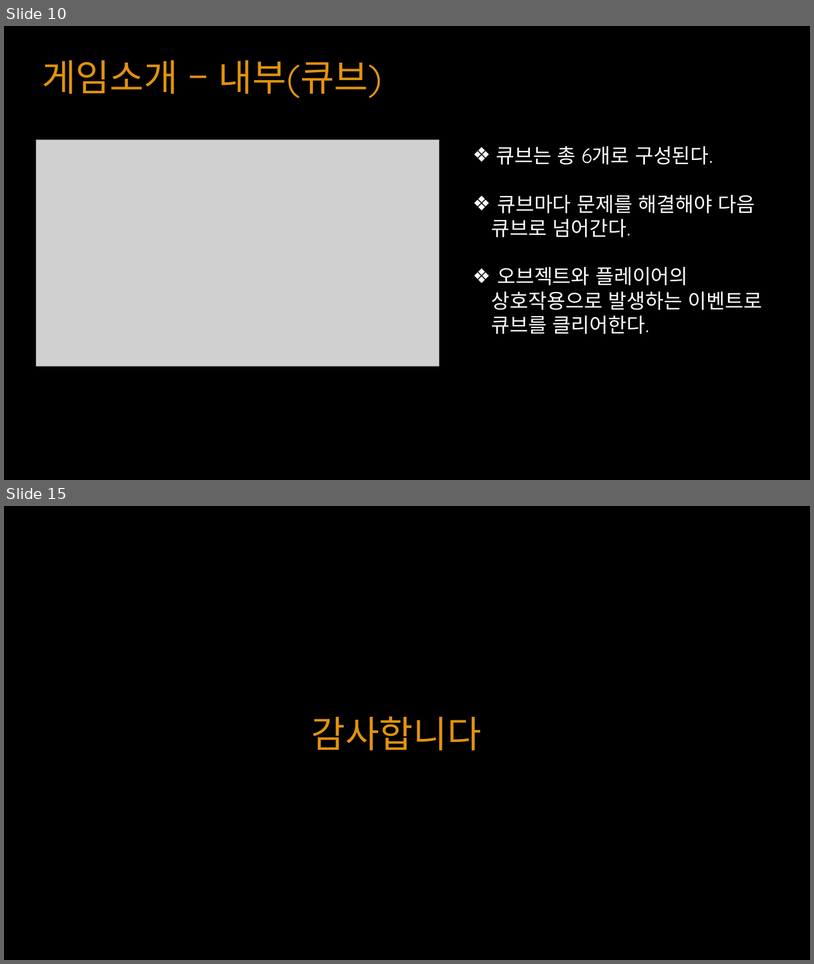
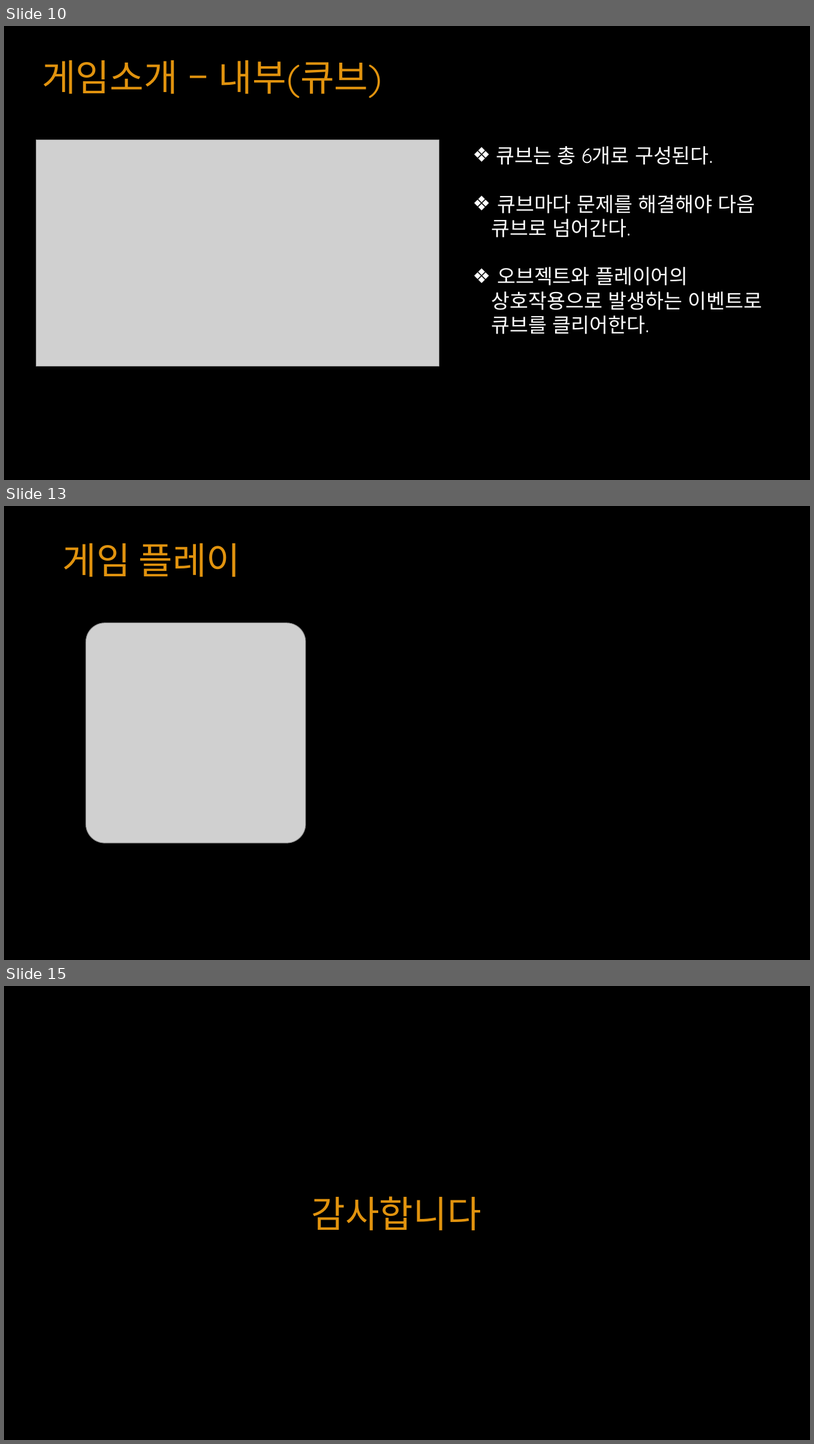
Before and after one commit to YKTeam/Room503, a slide deck: Document/Escape Cube(가제) ppt.pptx. Shown one above the other, each under a label of ours: slides 10 and 15 before the commit, slides 10, 13 and 15 after it; the slides between them are not shown. The pictures are 814x964 and 814x1444 pixels, drawn with LibreOffice and Linux fonts; fonts in the diff are those of the drawing; grey boxes stand for pictures. Boxes give left, top, right and bottom in pixels: in the first picture for what was removed or moved away, otherwise in the second. Text is boxed around its words. In the diff, an @@ line names an element or a change of style, - is before the commit and + after.

```diff
--- a/Document/Escape Cube(가제) ppt.pptx
+++ b/Document/Escape Cube(가제) ppt.pptx
@@ slide 13 added at [4, 506, 810, 960], background #000000 @@
@@ text added at [62, 543, 241, 577], 44 pt, text #E1930E @@
+게임 플레이
@@ picture added at [86, 623, 306, 843] @@
```
Also in this commit, not shown: 8 slides changed, 1 other slide added, 2 slides removed.
